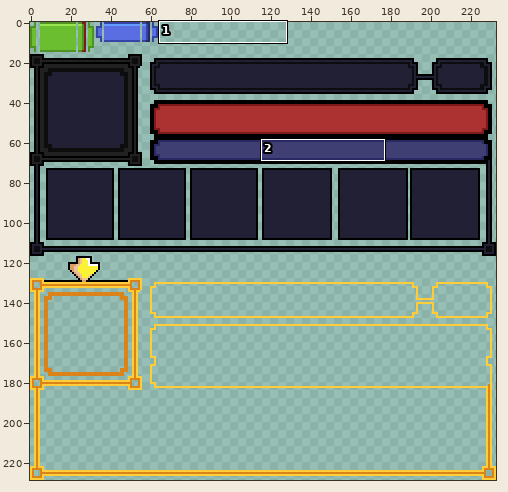
File history of a pixel-art file, StoneQuest/res/GUI/player_frame_sheet.aseprite. The picture above shows the old version from afar; the outline marks the close-up.
Close-up. The starting point:
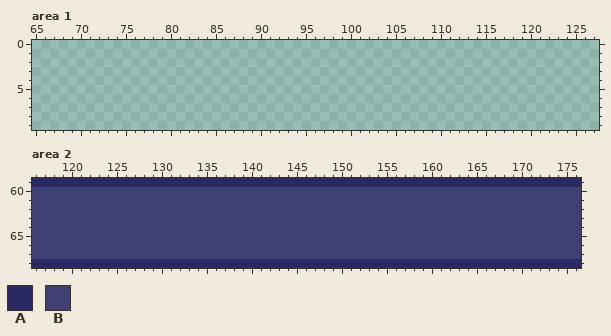
233x229 pixels, 1 frame. Shown: area 1: x 65..127, y 0..9; area 2: x 116..176, y 59..68.
Palette (. is transparent): A #292963  B #3f3f74
Pixels before, area 2, first column x 116:
59 AAAAAAAAAAAAAAAAAAAAAAAAAAAAAAAAAAAAAAAAAAAAAAAAAAAAAAAAAAAAA
60 BBBBBBBBBBBBBBBBBBBBBBBBBBBBBBBBBBBBBBBBBBBBBBBBBBBBBBBBBBBBB
61 BBBBBBBBBBBBBBBBBBBBBBBBBBBBBBBBBBBBBBBBBBBBBBBBBBBBBBBBBBBBB
62 BBBBBBBBBBBBBBBBBBBBBBBBBBBBBBBBBBBBBBBBBBBBBBBBBBBBBBBBBBBBB
63 BBBBBBBBBBBBBBBBBBBBBBBBBBBBBBBBBBBBBBBBBBBBBBBBBBBBBBBBBBBBB
64 BBBBBBBBBBBBBBBBBBBBBBBBBBBBBBBBBBBBBBBBBBBBBBBBBBBBBBBBBBBBB
65 BBBBBBBBBBBBBBBBBBBBBBBBBBBBBBBBBBBBBBBBBBBBBBBBBBBBBBBBBBBBB
66 BBBBBBBBBBBBBBBBBBBBBBBBBBBBBBBBBBBBBBBBBBBBBBBBBBBBBBBBBBBBB
67 BBBBBBBBBBBBBBBBBBBBBBBBBBBBBBBBBBBBBBBBBBBBBBBBBBBBBBBBBBBBB
68 AAAAAAAAAAAAAAAAAAAAAAAAAAAAAAAAAAAAAAAAAAAAAAAAAAAAAAAAAAAAA
New version:
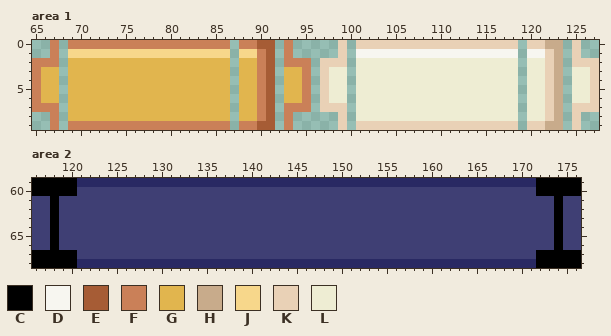
Colours new in this view: C #000000  D #f7f6f0  E #a65c35  F #ca8058  G #e1b54e  H #c8ab8b  J #f7d78b  K #e9d1b6  L #eeedd3
What changed:
Changed rows in their new state; - is an unchanged pixel.
Area 1, layer "Layer 1":
first column x 65:
 0 --F-FFFFFFFFFFFFFFFFFF-FFEE-F-----K-KKKKKKKKKKKKKKKKKK-KKHH-K--
 1 --F-JJJJJJJJJJJJJJJJJJ-JJFE-F-----K-DDDDDDDDDDDDDDDDDD-DDKH-K--
 2 FFF-GGGGGGGGGGGGGGGGGG-GGFE-FFF-KKK-LLLLLLLLLLLLLLLLLL-LLKH-KKK
 3 FGG-GGGGGGGGGGGGGGGGGG-GGFE-GGF-KLL-LLLLLLLLLLLLLLLLLL-LLKH-LLK
 4 FGG-GGGGGGGGGGGGGGGGGG-GGFE-GGF-KLL-LLLLLLLLLLLLLLLLLL-LLKH-LLK
 5 FGG-GGGGGGGGGGGGGGGGGG-GGFE-GGF-KLL-LLLLLLLLLLLLLLLLLL-LLKH-LLK
 6 FGG-GGGGGGGGGGGGGGGGGG-GGFE-GGF-KLL-LLLLLLLLLLLLLLLLLL-LLKH-LLK
 7 FFF-GGGGGGGGGGGGGGGGGG-GGFE-FFF-KKK-LLLLLLLLLLLLLLLLLL-LLKH-KKK
 8 --F-GGGGGGGGGGGGGGGGGG-GGFE-F-----K-LLLLLLLLLLLLLLLLLL-LLKH-K--
 9 --F-FFFFFFFFFFFFFFFFFF-FFEE-F-----K-KKKKKKKKKKKKKKKKKK-KKHH-K--
Area 2, layer "Layer 1":
first column x 116:
59 CCCCC---------------------------------------------------CCCCC
60 CCCCC---------------------------------------------------CCCCC
61 --C-------------------------------------------------------C--
62 --C-------------------------------------------------------C--
63 --C-------------------------------------------------------C--
64 --C-------------------------------------------------------C--
65 --C-------------------------------------------------------C--
66 --C-------------------------------------------------------C--
67 CCCCC---------------------------------------------------CCCCC
68 CCCCC---------------------------------------------------CCCCC
Pixel boxes of the changes (left, top, right, bottom) in both close-ups:
added: (32, 40, 599, 130)
changed: (32, 178, 77, 268)
changed: (536, 178, 581, 268)
